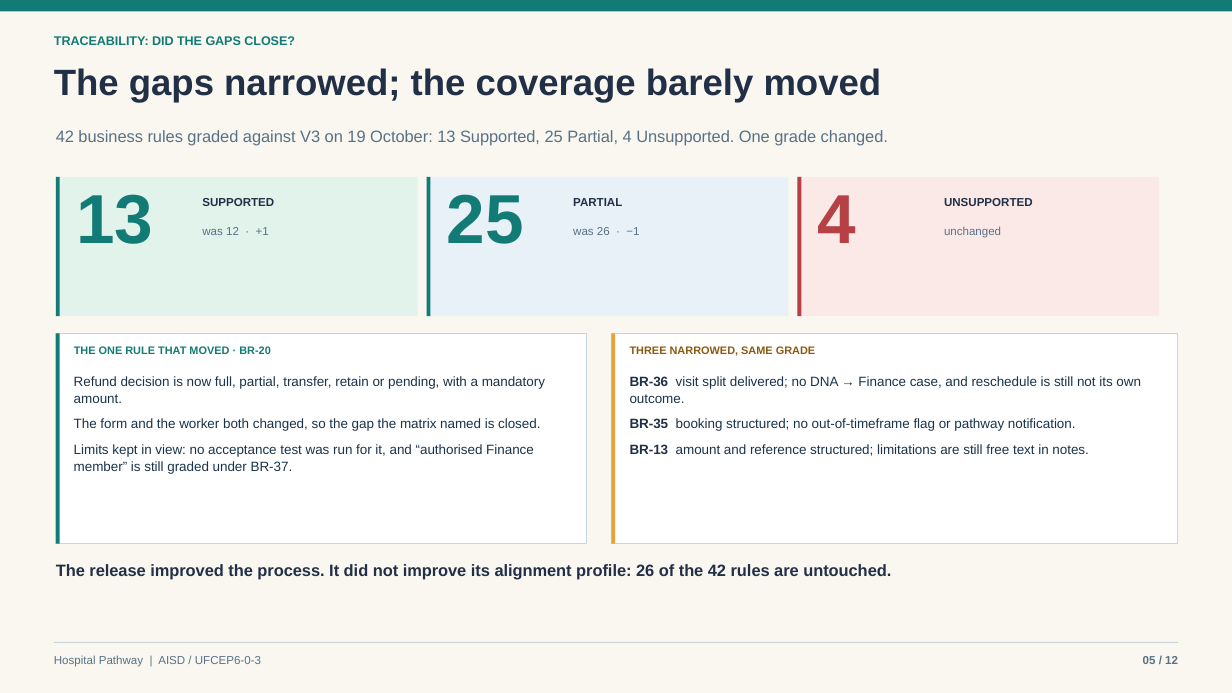
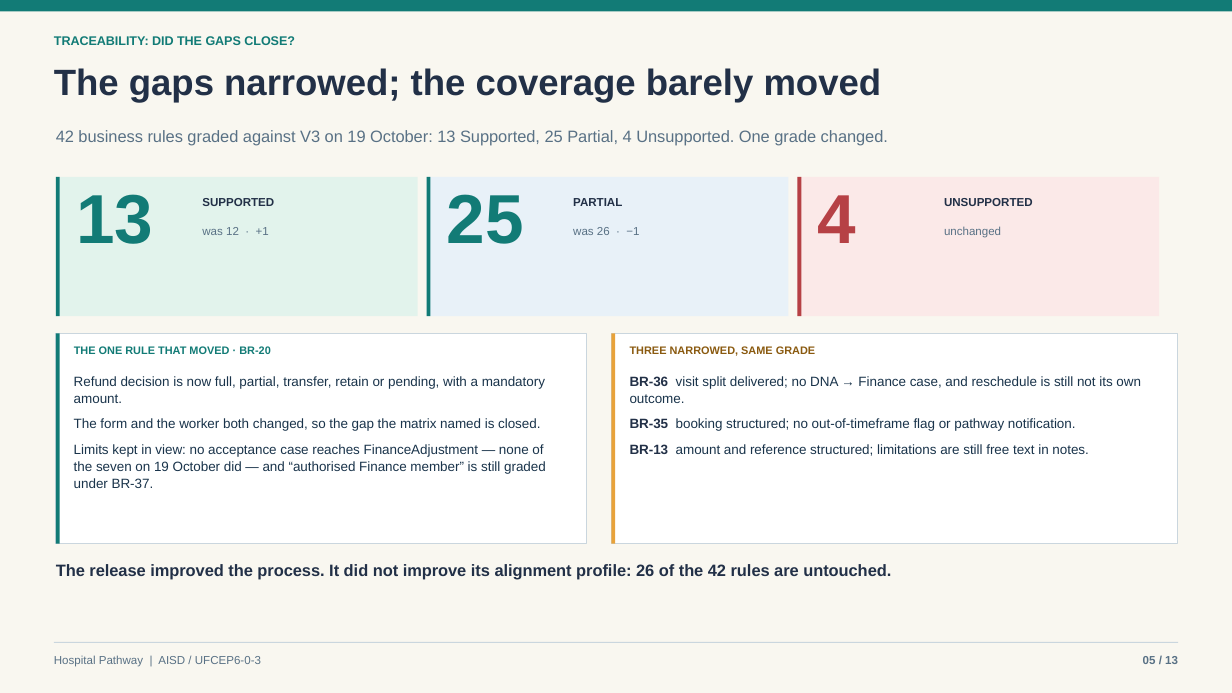
Before and after one commit to Estrella6066773/HW_AISD, a slide deck: slide 5 of submissions/AISD/AISD_Presentation_2026-10-19.pptx. Drawn at 1232x693 pixels with LibreOffice and Linux fonts; fonts in the diff are those of the drawing. Boxes give left, top, right and bottom in pixels: in the first picture for what was removed or moved away, otherwise in the second. Text is boxed around its words. In the diff, an @@ line names an element or a change of style, - is before the commit and + after.

```diff
--- a/submissions/AISD/AISD_Presentation_2026-10-19.pptx
+++ b/submissions/AISD/AISD_Presentation_2026-10-19.pptx
@@ text at [74,444,546,488]: text changed @@
-Limits kept in view: no acceptance test was run for it, and “authorised Finance member” is still graded under BR-37.
+Limits kept in view: no acceptance case reaches FinanceAdjustment — none of the seven on 19 October did — and “authorised Finance member” is still graded under BR-37.
```
Also in this commit, not shown: 11 other slides changed, 1 slide added, 3 other files.
